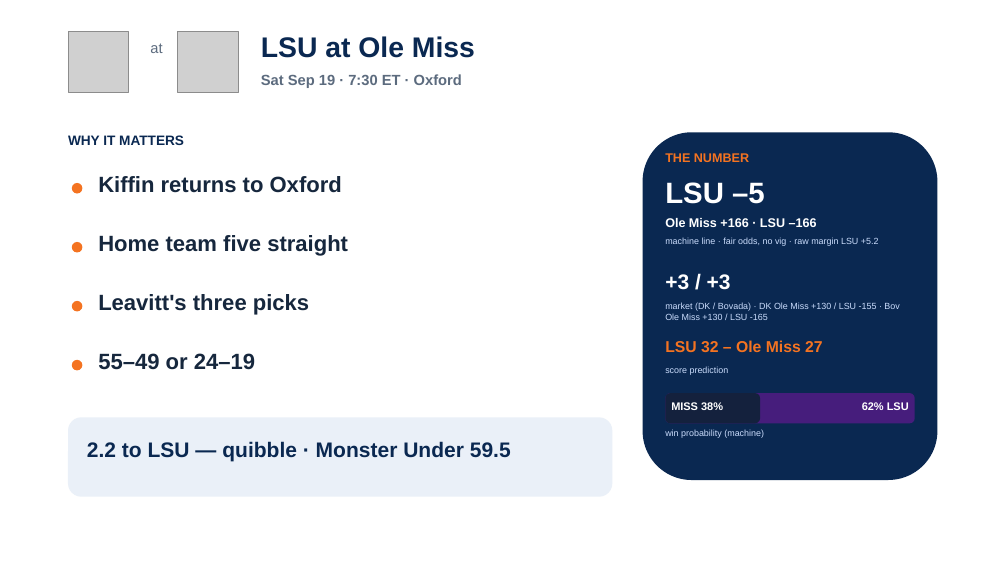
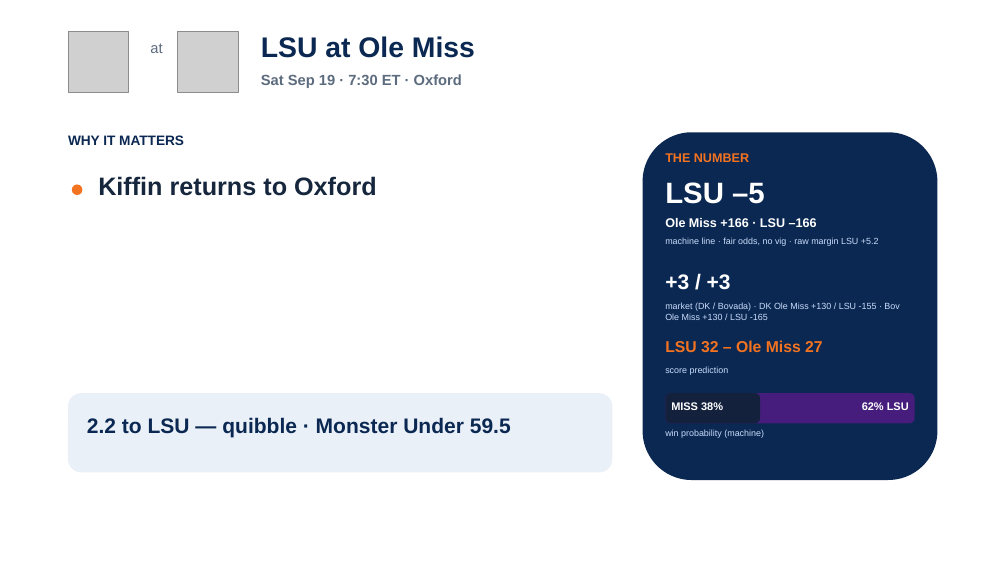
Before and after one commit to lucasalvarezflorida-lab/ncaa-fbs-analytics, a slide deck: slide 18 of decks/2026_Week3_Episode4.pptx. Drawn at 1008x567 pixels with LibreOffice and Linux fonts; fonts in the diff are those of the drawing; grey boxes stand for pictures. Boxes give left, top, right and bottom in pixels: in the first picture for what was removed or moved away, otherwise in the second. Text is boxed around its words. In the diff, an @@ line names an element or a change of style, - is before the commit and + after.

```diff
--- a/decks/2026_Week3_Episode4.pptx
+++ b/decks/2026_Week3_Episode4.pptx
@@ text "Kiffin returns to Oxford" at box(98, 176, 377, 196): size 21 to 24 pt @@
@@ text removed at box(98, 235, 348, 256) @@
-Home team five straight
@@ ellipse removed at box(72, 242, 82, 253) @@
@@ text removed at box(98, 294, 309, 315) @@
-Leavitt's three picks
@@ ellipse removed at box(72, 301, 82, 312) @@
@@ text removed at box(98, 353, 255, 370) @@
-55–49 or 24–19
@@ ellipse removed at box(72, 360, 82, 371) @@
@@ rounded rectangle: place and size @@
-rounded rectangle at box(68, 417, 613, 497)
+rounded rectangle at box(68, 393, 613, 473)
@@ text "2.2 to LSU — quibble ...": place and size @@
-text "2.2 to LSU — quibble ..." at box(87, 441, 511, 461)
+text "2.2 to LSU — quibble ..." at box(87, 417, 511, 437)
```
Also in this commit, not shown: 14 other slides changed, 2 other files.
